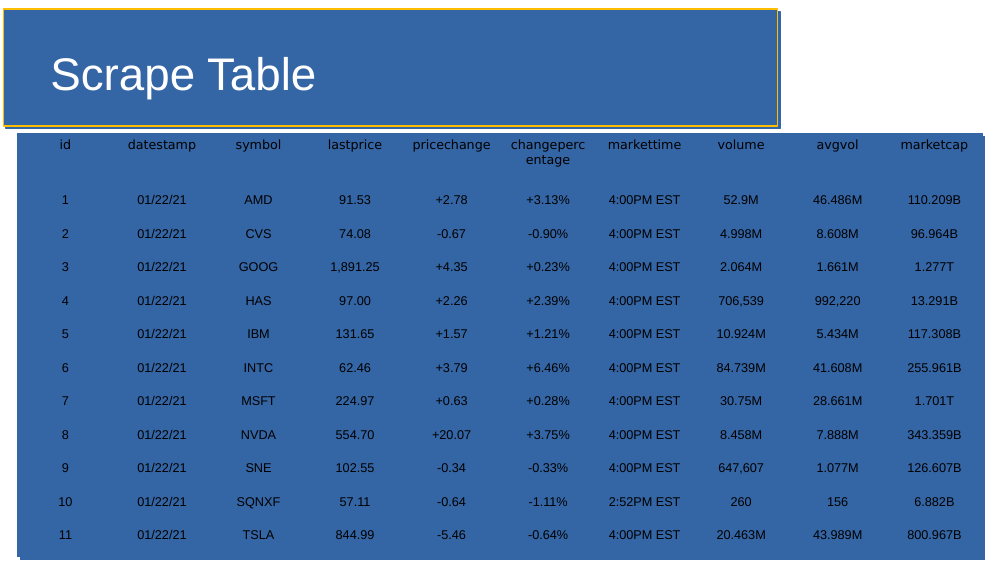
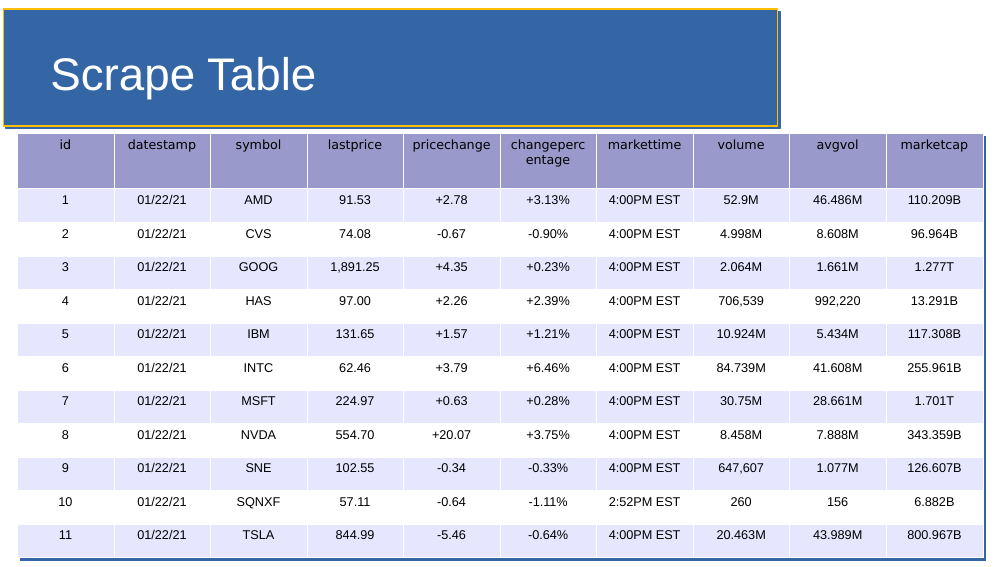
Before and after one commit to jfdoyle3/maven_class, a slide deck: slide 8 of slides/maven.odp (slide 7 before the commit). Drawn at 1008x567 pixels with LibreOffice and Linux fonts; fonts in the diff are those of the drawing. Boxes give left, top, right and bottom in pixels: in the first picture for what was removed or moved away, otherwise in the second. Text is boxed around its words. In the diff, an @@ line names an element or a change of style, - is before the commit and + after.

```diff
--- a/slides/maven.odp
+++ b/slides/maven.odp
@@ table at [17, 134, 987, 558] @@
@@ fill #3465A4 to #9999CC in row 1 @@
@@ fill #3465A4 to #E6E6FF in 60 cells @@
@@ fill #3465A4 to #FFFFFF in 50 cells @@
@@ borders changed @@
```
Also in this commit, not shown: 2 other slides changed, 2 slides added, 1 slide removed, 1 other file.
